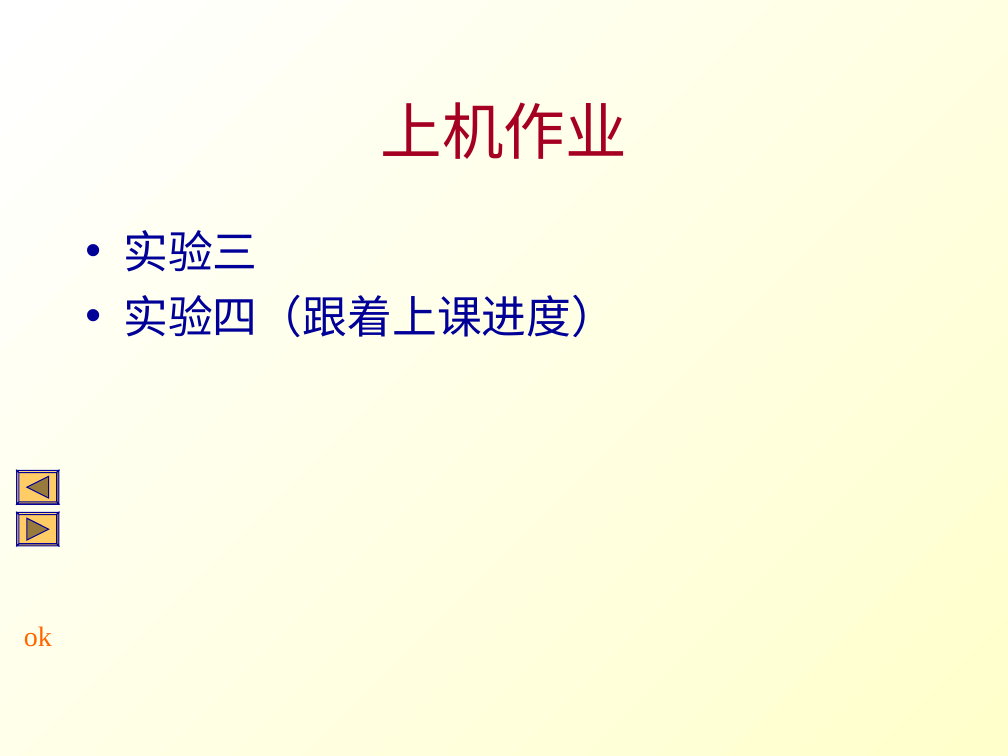
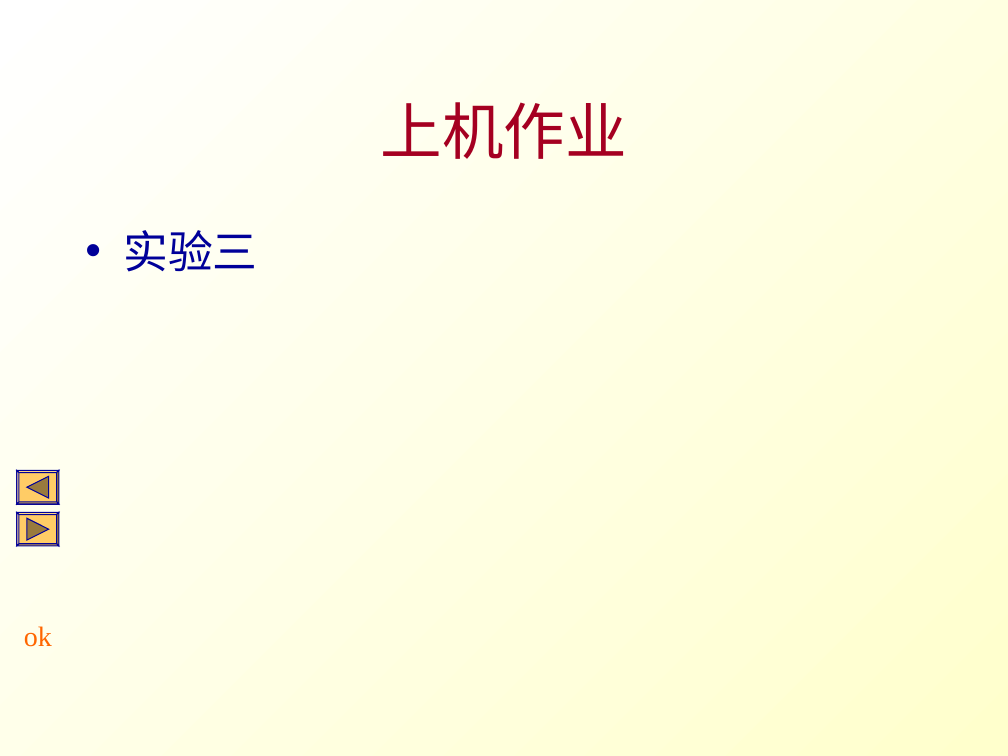
Before and after one commit to Changhe160/Changhe160.github.io, a slide deck: slide 18 of teachingRes/Cplusplus/unit02控制结构.ppt (slide 8 before the commit). Drawn at 1008x756 pixels with LibreOffice and Linux fonts; fonts in the diff are those of the drawing. Boxes give left, top, right and bottom in pixels: in the first picture for what was removed or moved away, otherwise in the second. Text is boxed around its words. In the diff, an @@ line names an element or a change of style, - is before the commit and + after.

```diff
--- a/teachingRes/Cplusplus/unit02控制结构.ppt
+++ b/teachingRes/Cplusplus/unit02控制结构.ppt
@@ text at [123, 294, 616, 337]: paragraph removed @@
-• 实验四（跟着上课进度）
```
Also in this commit, not shown: 15 other slides changed, 1 slide removed, 1 other file.
